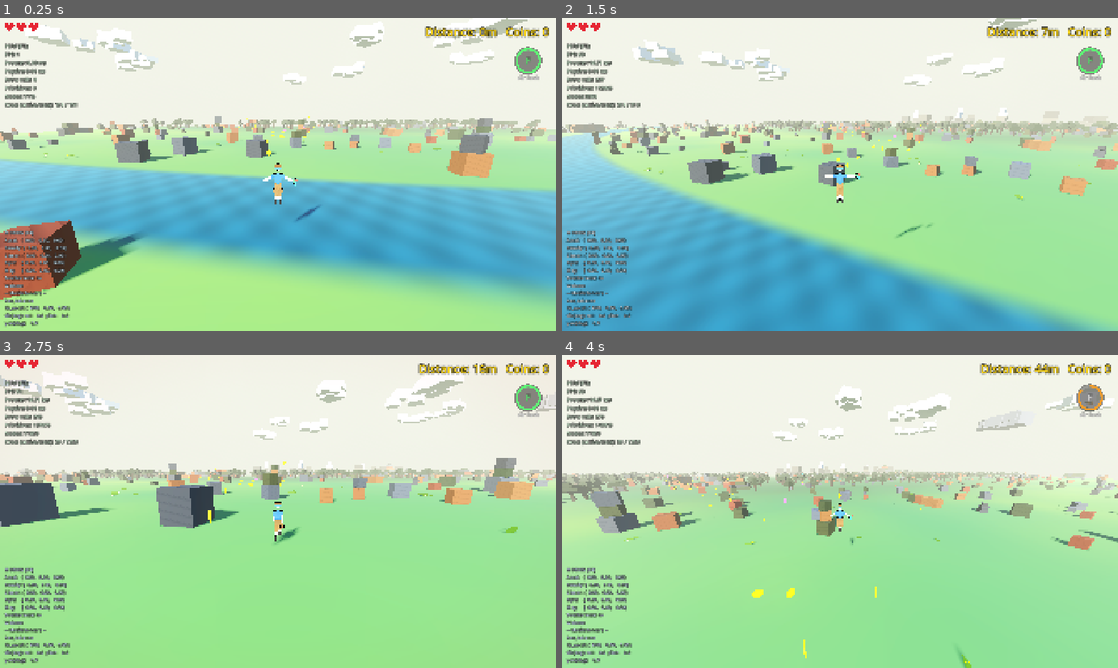
Above: before the commit, frames 1-4 (two rows, left to right).
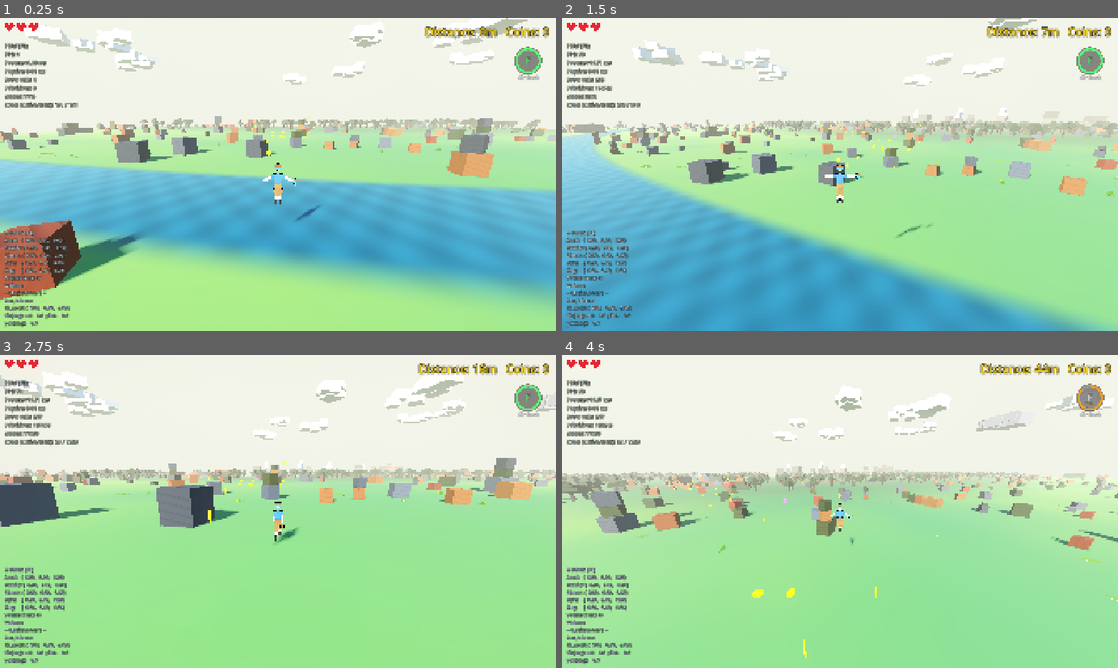
Above: after the commit, the same moments.

Repository: korjavin/godot-test1
Game: Godot game, scene res://scenes/main.tscn
The game is run twice, just before and just after one commit, with the same random seed, the same clock (stepped at 60 frames per second) and the same inputs.
Inputs (mouse positions are in pixels of both pictures, inside the frame that each line leads up to):
- Up to frame 1 (0.25 s): no input
- Up to frame 2 (1.5 s): tap Enter (ui_accept) at 0.5 s; move the mouse to (867, 174) at 0.52 s; hold Shift (run) 0.53-1.28 s; hold W (move_forward) from 0.53 s (still down); tap Space (jump) at 0.77, 1.07 s; move the mouse to (812, 174) at 1.27 s; tap Ctrl (duck) at 1.35 s
- Up to frame 3 (2.75 s): keep holding W (move_forward); tap Space (jump) at 1.52, 1.82 s; tap Shift (run) at 1.55 s; move the mouse to (289, 505) at 2.02 s; hold Shift (run) from 2.03 s (still down)
- Up to frame 4 (4 s): keep holding W (move_forward); move the mouse to (834, 517) at 2.77 s; release Shift (run) at 2.78 s; tap F (special_ability) at 2.85 s; tap Space (jump) at 3.02, 3.32, 3.77 s; tap Shift (run) at 3.05, 3.8 s; move the mouse to (878, 514) at 3.52 s; hold R (switch_character) from 3.53 s (still down)

The runs differ from the first frame. In frame 1, less than 0.1% of the frame differs, in the area x 6-80%, y 38-45%; in frame 2, 0.2%; in frame 3, 0.2%; in frame 4, 0.2%, in the area x 6-100%, y 18-100%.

Commit message:
feat: determinize crocodile size/speed rolls from run_seed
Multiplayer needs every peer to compute identical crocodile spawn state
from the shared run_seed. Everything else in world generation was already
a pure function of chunk coords + run_seed; the croc's per-instance speed
(+/-50%) and size (+/-25%) rolls were the one single-player-era exception,
taken from a randomize()d RNG.

The terrain now hands each crocodile a deterministic seed:

- endless_terrain._croc_roll_seed(chunk_pos, index) is its OWN independent
  hash stream (the _boss_at / _artifact_at / _camp_at pattern) with fresh
  coordinate primes 179424673 / 32452843 and a new CROC_ROLL_SALT. It draws
  from no RandomNumberGenerator at all, so the crocodile spawner's sequence
  is untouched and every croc POSITION is byte-identical to before.
- Both spawn sites call the new setup_roll_seed() BEFORE add_child, the same
  call-order contract as setup_as_boss(). Ground crocs pass their spawn slot,
  platform guards pass -1 - count so the two can't collide in one chunk.
- piglet_crocodile_ai._ready() seeds rng from it when given, else keeps
  rng.randomize() so the standalone scene still runs.

Bosses are untouched: setup_as_boss and the BOSS_SEED stream are unchanged,
and the is_boss branch takes neither roll.

Verified with a throwaway headless sweep over an 81-chunk field at a forced
run_seed (820 crocodiles incl. 9 platform guards and 1 boss):
- two runs at the same seed: byte-identical size/speed (was random per run)
- positions vs master: byte-identical, same croc count
- sizes vs master: 819/820 changed; the 1 unchanged is the boss
- boss line (position, scale, both speeds) identical to master
- scenes/characters/piglet_crocodile.tscn and scenes/main.tscn boot clean

Diff:
--- a/scripts/endless_terrain.gd
+++ b/scripts/endless_terrain.gd
@@ -317,6 +317,15 @@
 ## existing chunk/coin/croc RNG sequence, so adding bosses regenerates the rest
 ## of the procedural world byte-for-byte identically.
 const BOSS_SEED: int = 0xB0_55  # "BOSS"-ish; arbitrary fixed constant
+
+## Fixed salt for the per-crocodile SIZE/SPEED roll seed — its OWN independent
+## hash stream (the BOSS_SEED / ARTIFACT_SALT / CAMP_SALT pattern). See
+## _croc_roll_seed() below: it consumes ZERO draws from the crocodile spawner's
+## RNG, so every crocodile's POSITION is byte-for-byte what it was before the
+## rolls were determinized — only the size/speed a crocodile rolls for itself
+## changed, from "randomize() per instance" to "a pure function of chunk coords,
+## croc index and run_seed".
+const CROC_ROLL_SALT: int = 0xC20_C  # "CROC"-ish; arbitrary fixed constant
 
 # ----------------------------------------------------------------------------
 # ARTIFACTS (rare deterministic "lost civilization" landmarks, off the road)
@@ -2335,6 +2344,12 @@
 		# Random initial rotation for variety
 		crocodile_instance.rotation.y = rng.randf_range(0, TAU)
 
+		# CALL-ORDER CONTRACT (the setup_as_boss shape): hand over the deterministic
+		# size/speed roll seed BEFORE add_child, so the croc's _ready() sees it and
+		# seeds its own rng from it instead of randomize()ing. Non-negative index =
+		# the ground crocodile stream (see _croc_roll_seed).
+		crocodile_instance.setup_roll_seed(_croc_roll_seed(chunk_pos, spawned_positions.size()))
+
 		# Add to chunk (so it gets removed when chunk is removed)
 		parent_chunk.add_child(crocodile_instance)
 		spawned_positions.append(crocodile_pos)
@@ -2376,6 +2391,11 @@
 		# Spawn just above the surface so gravity settles it onto the platform.
 		crocodile.position = Vector3(center.x + sx, center.y + 0.6, center.z + sz)
 		crocodile.rotation.y = rng.randf_range(0.0, TAU)
+		# Same BEFORE-add_child contract as the ground spawner above. NEGATIVE indices
+		# (-1, -2, …) keep the platform guards on their own slice of the roll stream,
+		# so platform guard #0 and ground crocodile #0 in the same chunk don't roll
+		# the identical size and speed.
+		crocodile.setup_roll_seed(_croc_roll_seed(chunk_pos, -1 - count))
 		parent_chunk.add_child(crocodile)
 
 		# Confine it to this platform (in world space) so it can never wander off.
@@ -2384,6 +2404,36 @@
 			crocodile.set_confinement(center_global, half)
 
 		count += 1
+
+func _croc_roll_seed(chunk_pos: Vector2i, index: int) -> int:
+	"""
+	Deterministic seed for one crocodile's per-instance SIZE/SPEED rolls.
+
+	@param chunk_pos: Chunk that spawns the crocodile
+	@param index: Which crocodile in that chunk. Ground crocodiles pass their
+	              spawn slot (0, 1, 2, …); platform guards pass -1 - count, so the
+	              two spawners can never hand the same seed to two crocodiles in
+	              the same chunk.
+	@return: Seed to hand the instance via setup_roll_seed()
+
+	This is its OWN independent hash stream — the _boss_at / _artifact_at /
+	_camp_at pattern — mixing chunk coords, the croc index and run_seed with
+	coordinate primes distinct from the object (73856093 / 19349663), biome
+	(83492791 / 15485863) and camp (40960001 / 26463089) streams. It draws from NO
+	RandomNumberGenerator at all, so the crocodile spawner's own sequence — and
+	therefore every crocodile POSITION — is byte-for-byte unchanged.
+
+	WHY it exists: multiplayer needs every peer to compute identical crocodile
+	spawn state from the shared run_seed. Everything else in world generation was
+	already a pure function of chunk coords + run_seed; the crocodile's size/speed
+	rolls were the one single-player-era exception (a randomize()d per-instance
+	RNG), and this is what closes it.
+	"""
+	return hash(Vector3i(
+		chunk_pos.x * 179424673 + index,
+		chunk_pos.y * 32452843,
+		run_seed ^ CROC_ROLL_SALT
+	))
 
 func _boss_at(i: int) -> Dictionary:
 	"""
--- a/scripts/piglet_crocodile_ai.gd
+++ b/scripts/piglet_crocodile_ai.gd
@@ -201,6 +201,17 @@
 ## Uniform body scale for a boss (from the terrain's size schedule; 1.0 = unused).
 var boss_scale: float = 1.0
 
+## Deterministic seed for this crocodile's per-instance speed/size rolls, handed
+## over by the terrain via setup_roll_seed() BEFORE this node enters the tree —
+## the same call-order contract as setup_as_boss(), for the same reason (_ready()
+## is where the rolls happen). When it is set, `rng` is seeded from it instead of
+## randomize()d, so every peer in a multiplayer session derives the same pack from
+## the shared run_seed. When it is NOT set — piglet_crocodile.tscn run standalone,
+## or any future spawner that doesn't know about the contract — _ready() falls
+## back to rng.randomize() and the crocodile behaves exactly as it always did.
+var roll_seed: int = 0
+var has_roll_seed: bool = false
+
 ## This crocodile's effective "smell" range — the ONE place that resolves the
 ## regular-vs-boss detection radius. `_update_chase_state` reads it, and so does
 ## the danger telegraph in `crocodile_lod_manager` (which must normalise each
@@ -271,8 +282,15 @@
 
 func _ready() -> void:
 	"""Initialize the crocodile NPC."""
-	# Randomize the RNG
-	rng.randomize()
+	# Seed the RNG. The terrain hands every crocodile it spawns a deterministic
+	# seed (setup_roll_seed, called before add_child), so the size/speed rolls
+	# below — and every other draw this instance ever takes — are a pure function
+	# of chunk coords + croc index + run_seed. Only a crocodile spawned WITHOUT
+	# that seed (the standalone scene) falls back to a random one.
+	if has_roll_seed:
+		rng.seed = roll_seed
+	else:
+		rng.randomize()
 
 	# Difficulty gradient: scale CHASE speed up with distance from the world origin.
 	# global_position is already valid here because the terrain parents the crocodile
@@ -783,6 +801,24 @@
 	"""
 	is_boss = true
 	boss_scale = body_scale
+
+
+func setup_roll_seed(seed_value: int) -> void:
+	"""
+	Hand this crocodile the deterministic seed for its per-instance speed/size
+	rolls. CALL-ORDER CONTRACT, exactly like setup_as_boss above: the terrain must
+	call this on the fresh instance BEFORE add_child(), because _ready() is where
+	the rolls happen — seeding after the node enters the tree would be too late and
+	the crocodile would already have randomize()d itself.
+
+	Bosses may be given a seed too; it simply goes unused, since the is_boss branch
+	in _ready() takes no size/speed roll at all.
+
+	@param seed_value: Seed from the terrain's independent croc-roll hash stream
+	    (see endless_terrain._croc_roll_seed)
+	"""
+	roll_seed = seed_value
+	has_roll_seed = true
 
 
 # ============================================================================
Not shown, changed: CLAUDE.md
